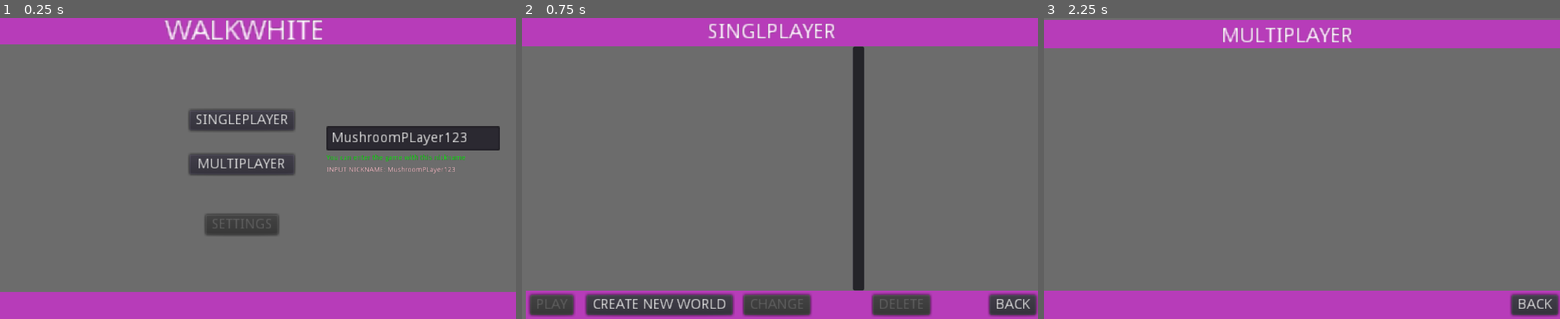
Above: before the commit, frames 1-3 (left to right).
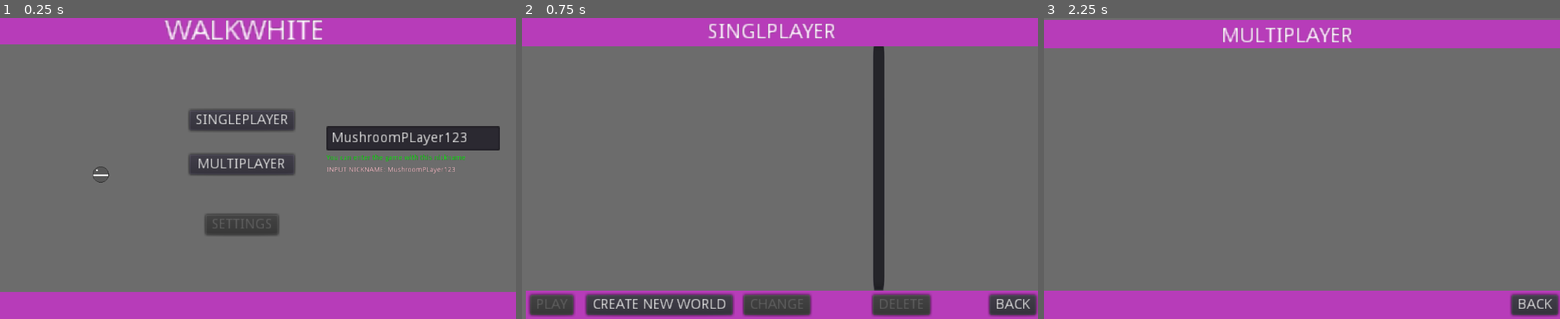
Above: after the commit, the same moments.

Repository: ScripCatYouTube/WhiteWalk
Game: Godot game, scene res://ui_scenes/main.tscn
The game is run twice, just before and just after one commit, with the same random seed, the same clock (stepped at 60 frames per second) and the same inputs.
Inputs:
- Up to frame 1 (0.25 s): no input
- Up to frame 2 (0.75 s): click "SINGLEPLAYER" at 0.5 s
- Up to frame 3 (2.25 s): click "BACK" at 1.25 s; click "MULTIPLAYER" at 2 s

The runs differ from the first frame. In frame 1, less than 0.1% of the frame differs, in the area x 18-22%, y 49-55%; in frame 2, 3.6%, in the area x 64-71%, y 9-91%; in frame 3, nothing differs.

Commit message:
Add files via upload

Diff:
--- /dev/null
+++ b/baseobjects/human.tscn
@@ -0,0 +1,8 @@
+[gd_scene load_steps=2 format=2]
+
+[ext_resource path="res://script/human.gd" type="Script" id=1]
+
+[node name="Node2D" type="Node2D"]
+script = ExtResource( 1 )
+
+[node name="Sprite" type="Sprite" parent="."]
--- /dev/null
+++ b/objects/player.tscn
@@ -0,0 +1,7 @@
+[gd_scene load_steps=3 format=2]
+
+[ext_resource path="res://baseobjects/human.tscn" type="PackedScene" id=1]
+[ext_resource path="res://script_object/player.gd" type="Script" id=2]
+
+[node name="Node2D" instance=ExtResource( 1 )]
+script = ExtResource( 2 )
--- a/project.godot
+++ b/project.godot
@@ -50,6 +50,11 @@
 , Object(InputEventKey,"resource_local_to_scene":false,"resource_name":"","device":0,"alt":false,"shift":false,"control":false,"meta":false,"command":false,"pressed":false,"scancode":0,"physical_scancode":16777231,"unicode":0,"echo":false,"script":null)
  ]
 }
+to_menu={
+"deadzone": 0.5,
+"events": [ Object(InputEventKey,"resource_local_to_scene":false,"resource_name":"","device":0,"alt":false,"shift":false,"control":false,"meta":false,"command":false,"pressed":false,"scancode":0,"physical_scancode":16777217,"unicode":0,"echo":false,"script":null)
+ ]
+}
 
 [input_devices]
 
--- /dev/null
+++ b/scenes/menu_in_game.tscn
@@ -0,0 +1,43 @@
+[gd_scene load_steps=4 format=2]
+
+[ext_resource path="res://assets/ui/menu_in_game_bg.png" type="Texture" id=1]
+[ext_resource path="res://script_scenes/menu_in_game.gd" type="Script" id=2]
+
+[sub_resource type="Theme" id=2]
+
+[node name="menu" type="Node2D"]
+script = ExtResource( 2 )
+
+[node name="MenuInGameBg" type="Sprite" parent="."]
+position = Vector2( 512, 300 )
+scale = Vector2( 32, 18.75 )
+texture = ExtResource( 1 )
+
+[node name="conntinue" type="Button" parent="."]
+margin_left = 256.0
+margin_top = 104.0
+margin_right = 512.0
+margin_bottom = 124.0
+rect_scale = Vector2( 2, 2 )
+theme = SubResource( 2 )
+text = "CONTINUE PLAY"
+
+[node name="exit" type="Button" parent="."]
+margin_left = 448.0
+margin_top = 368.0
+margin_right = 512.0
+margin_bottom = 388.0
+rect_scale = Vector2( 2, 2 )
+text = "EXIT"
+
+[node name="options" type="Button" parent="."]
+margin_left = 256.0
+margin_top = 232.0
+margin_right = 512.0
+margin_bottom = 252.0
+rect_scale = Vector2( 2, 2 )
+text = "OPTIONS"
+
+[connection signal="pressed" from="conntinue" to="." method="_on_conntinue_pressed"]
+[connection signal="pressed" from="exit" to="." method="_on_exit_pressed"]
+[connection signal="pressed" from="options" to="." method="_on_options_pressed"]
--- a/script/global.gd
+++ b/script/global.gd
@@ -6,17 +6,17 @@
 var version_game_world
 var cordinate_map
 var nickname_player
+var selected_world_block
+var address_server
+var status_player_lists = ["no play", "multiplayer", "singleplayer"]
+var status_player_in_game = ""
+var settings_type
 
 var defualt_size_map = [30 * 3,19 * 3]
 var game_version = "b0.1"
 var count_maps_in_chunk = 10
 var defualt_spawn_player = {"map":[0,0],"cordinate":[defualt_size_map[0] / 2,defualt_size_map[1] / 2]}
 var option_file = "option.info"
-
-#func _ready():
-#	var timeDict = OS.get_time()
-#	var date = {"year":OS.get_date()["year"], "month":OS.get_date()["month"], "day":OS.get_date()["day"], "hour":OS.get_time().hour, "minute":OS.get_time().minute, "second":OS.get_time().second}
-#	print(date)
 
 func create_file(name):
 	var file = File.new()
@@ -145,7 +145,6 @@
 	save_to_file(path + "/" + "chunk" + str(len(folders)+1) + ".data", to_json(chunk_void))
 func read_world_map(name,x,y,file):
 	var path = "user://" + name + "/data/" + file
-	print(path)
 	var data_chunk = parse_json(load_from_file(path))
 	for i in data_chunk:
 		if data_chunk[i]["cordinate"][0] == x and data_chunk[i]["cordinate"][1] == y:
--- /dev/null
+++ b/script/human.gd
@@ -0,0 +1,9 @@
+extends Node
+
+var texture_mob = preload("res://textures/mobs/ninja_green.png")
+var texture_player = preload("res://textures/mobs/ninja_white.png")
+var texture_npc = preload("res://textures/mobs/ninja_red.png")
+var texture_
+
+func _ready():
+	$"Sprite".texture = texture_
--- /dev/null
+++ b/script_object/player.gd
@@ -0,0 +1,9 @@
+extends Node2D
+
+var texture_mob = preload("res://textures/mobs/ninja_green.png")
+var texture_player = preload("res://textures/mobs/ninja_white.png")
+var texture_npc = preload("res://textures/mobs/ninja_red.png")
+var texture_ = texture_player
+
+func _ready():
+	$"Sprite".texture = texture_
--- a/script_scenes/map.gd
+++ b/script_scenes/map.gd
@@ -23,3 +23,7 @@
 		if x-1 > Global.defualt_size_map[0]:
 			x = 0
 			y += 1
+
+func _process(delta):
+	if Input.is_action_pressed("to_menu"):
+		get_tree().change_scene("res://scenes/menu_in_game.tscn")
--- a/script_scenes/menu.gd
+++ b/script_scenes/menu.gd
@@ -5,6 +5,7 @@
 var text = ""
 
 func _ready():
+	Global.settings_type = "main"
 	var file = File.new()
 	if file.file_exists("user://OPTIONS/" + settings_file):
 		var data_file = Global.load_from_file("user://OPTIONS/" + settings_file)
--- /dev/null
+++ b/script_scenes/menu_in_game.gd
@@ -0,0 +1,13 @@
+extends Node2D
+
+func _ready():
+	Global.settings_type = "game"
+
+func _on_conntinue_pressed():
+	get_tree().change_scene("res://scenes/map.tscn")
+
+func _on_exit_pressed():
+	get_tree().change_scene("res://ui_scenes/main.tscn")
+func _on_options_pressed():
+	#get_tree().change_scene("res://ui_scenes/main.tscn")
+	pass
--- a/script_scenes/singleplayer_lists.gd
+++ b/script_scenes/singleplayer_lists.gd
@@ -2,6 +2,7 @@
 
 var count_worlds
 var latest_value = 0
+var selected_world
 
 func _ready():
 	count_worlds = 0
@@ -13,7 +14,6 @@
 		var data = parse_json(Global.load_from_file(path_))
 		var world = load("res://ui_scenes/world_block.tscn").instance()
 		var date_ = str(data["date"]["day"]) + "/" + str(data["date"]["month"]) + "/" + str(data["date"]["year"]) + "-" + str(data["date"]["hour"]) + ":" + str(data["date"]["minute"]) + ":" + str(data["date"]["second"])
-		print(data["name"])
 		world.name_world = data["name"]
 		world.position.y += count_worlds * 210
 		world.date_world = date_
@@ -21,28 +21,57 @@
 		$"Node2D/Control".add_child(world)
 		count_worlds += 1
 	$"VScrollBar".max_value = count_worlds * 50
-	print((count_worlds * 52 - count_worlds * 52 - count_worlds * 52))
+
+func search_object(path,name):
+	for i in get_node(path).get_children():
+		if i.name == name:
+			return i
 
 func _process(delta):
 	if $"Node2D/Control".get_children() == null:
 		return
 	for i in $"Node2D/Control".get_children():
-		if i.is_pressed == true:
-			Global.world = i.name_world
-			get_tree().change_scene("res://scenes/map.tscn")
-			return
+		if i.is_pressed:
+			if selected_world == i.name:
+				if i.texture_ == i.selected_texture:
+					i.texture_ = i.not_selected_texture
+					i.is_pressed = false
+			if selected_world != null:
+				var world_block = search_object("Node2D/Control",selected_world)
+				world_block.texture_ = world_block.not_selected_texture
+				world_block.is_pressed = false
+
+				selected_world = i.name
+				i.texture_ = i.selected_texture
+				i.is_pressed = true
+				Global.selected_world_block = selected_world
+
+			if selected_world == null:
+				i.texture_ = i.selected_texture
+				i.is_pressed = true
+				selected_world = i.name
+				Global.selected_world_block = i.name
+
+
+func _physics_process(delta):
+	if selected_world != null:
+		$"change".disabled= false
+		$"play".disabled = false
+		$"delete".disabled = false
+	else:
+		$"change".disabled = true
+		$"play".disabled = true
+		$"delete".disabled = true
 
 func _on_VScrollBar_value_changed(value):
-	print($"Node2D".position.y)
-	#var value = $"VScrollBar".value
 	if value == 0:
 		$"Node2D".position.y = 0
-	#if $"Node2D".position.y < count_worlds * 52 - count_worlds * 52 - count_worlds * 45:
-	#	$"Node2D".position.y = count_worlds * 52 - count_worlds * 52 - count_worlds * 10
-
-	elif value > latest_value  and ($"Node2D".position.y > (count_worlds * 52 - count_worlds * 52 - count_worlds * 35)):
-		$"Node2D".position.y -= value * 1.5
-
 	elif value < latest_value and ($"Node2D".position.y > 46):
 		$"Node2D".position.y += value * 1.5
+	elif value > latest_value  and ($"Node2D".position.y > (count_worlds * 52 - count_worlds * 52 - ((count_worlds * 35) * (count_worlds - 2 )))):
+		$"Node2D".position.y -= value * 1.5
 	latest_value = value
+
+func _on_play_pressed():
+	Global.world = search_object("Node2D/Control", selected_world).name_world
+	get_tree().change_scene("res://scenes/map.tscn")
--- a/script_scenes/world_block.gd
+++ b/script_scenes/world_block.gd
@@ -3,10 +3,23 @@
 var name_world = ""
 var date_world = ""
 var is_pressed = false
+var not_selected_texture = preload("res://assets/ui/world_block.png")
+var selected_texture = preload("res://assets/ui/world_block_selected.png")
+var texture_ = not_selected_texture
+
+onready var sprite = get_node("WorldBlock")
 
 func _ready():
+	#sprite.set_texture(not_selected_texture)
 	$"name".text = name_world
 	$"date".text = date_world
 
 func _on_Button_pressed():
-	is_pressed = true
+	if is_pressed == false:
+		is_pressed = true
+	elif is_pressed == true:
+		is_pressed = false
+
+func _process(delta):
+
+	sprite.set_texture(texture_)
--- a/ui_scenes/main.tscn
+++ b/ui_scenes/main.tscn
@@ -1,10 +1,11 @@
-[gd_scene load_steps=6 format=2]
+[gd_scene load_steps=7 format=2]
 
 [ext_resource path="res://textures/blocks/crystal_wall.png" type="Texture" id=1]
 [ext_resource path="res://textures/blocks/strong_wall.png" type="Texture" id=2]
 [ext_resource path="res://script_scenes/singl.gd" type="Script" id=3]
 [ext_resource path="res://script_scenes/multi_menu.gd" type="Script" id=4]
 [ext_resource path="res://script_scenes/menu.gd" type="Script" id=5]
+[ext_resource path="res://objects/player.tscn" type="PackedScene" id=6]
 
 [node name="menu" type="Control"]
 anchor_right = 1.0
@@ -88,5 +89,8 @@
 margin_bottom = 286.0
 text = "READY"
 
+[node name="Node2D" parent="." instance=ExtResource( 6 )]
+position = Vector2( 200, 312 )
+
 [connection signal="pressed" from="singl" to="singl" method="_on_singl_pressed"]
 [connection signal="pressed" from="multi" to="multi" method="_on_multi_pressed"]
--- a/ui_scenes/singlplayer_menu.tscn
+++ b/ui_scenes/singlplayer_menu.tscn
@@ -27,14 +27,16 @@
 anchor_top = 0.016
 anchor_right = 0.012
 anchor_bottom = 0.016
-margin_left = 656.0
-margin_top = 56.0
-margin_right = 680.0
-margin_bottom = 544.0
+margin_left = 696.0
+margin_top = 40.0
+margin_right = 720.0
+margin_bottom = 104.0
+rect_scale = Vector2( 1, 8 )
+size_flags_horizontal = 3
+size_flags_vertical = 3
+size_flags_stretch_ratio = 0.0
 max_value = 3.0
 step = 1.0
-
-[node name="list_worlds" type="Node2D" parent="."]
 
 [node name="CrystalWall" type="Sprite" parent="."]
 position = Vector2( 248, 368 )
@@ -92,7 +94,7 @@
 disabled = true
 text = "CHANGE"
 
-[node name="Button" type="Button" parent="."]
+[node name="delete" type="Button" parent="."]
 margin_left = 696.0
 margin_top = 552.0
 margin_right = 753.0
@@ -103,4 +105,5 @@
 
 [connection signal="value_changed" from="VScrollBar" to="." method="_on_VScrollBar_value_changed"]
 [connection signal="pressed" from="back" to="back" method="_on_Button_pressed"]
+[connection signal="pressed" from="play" to="." method="_on_play_pressed"]
 [connection signal="pressed" from="create" to="create" method="_on_create_pressed"]
--- a/ui_scenes/world_block.tscn
+++ b/ui_scenes/world_block.tscn
@@ -11,8 +11,8 @@
 margin_bottom = 204.0
 
 [node name="WorldBlock" type="Sprite" parent="."]
-position = Vector2( 256, 104 )
-scale = Vector2( 0.681333, 0.542667 )
+position = Vector2( 256, 102.875 )
+scale = Vector2( 0.682667, 0.548667 )
 texture = ExtResource( 2 )
 
 [node name="name" type="Label" parent="."]
Binary file added: assets/ui/menu_in_game_bg.png
Not shown, added: assets/ui/menu_in_game_bg.png.import
Binary file added: assets/ui/world_block_selected.png
Not shown, added: assets/ui/world_block_selected.png.import
